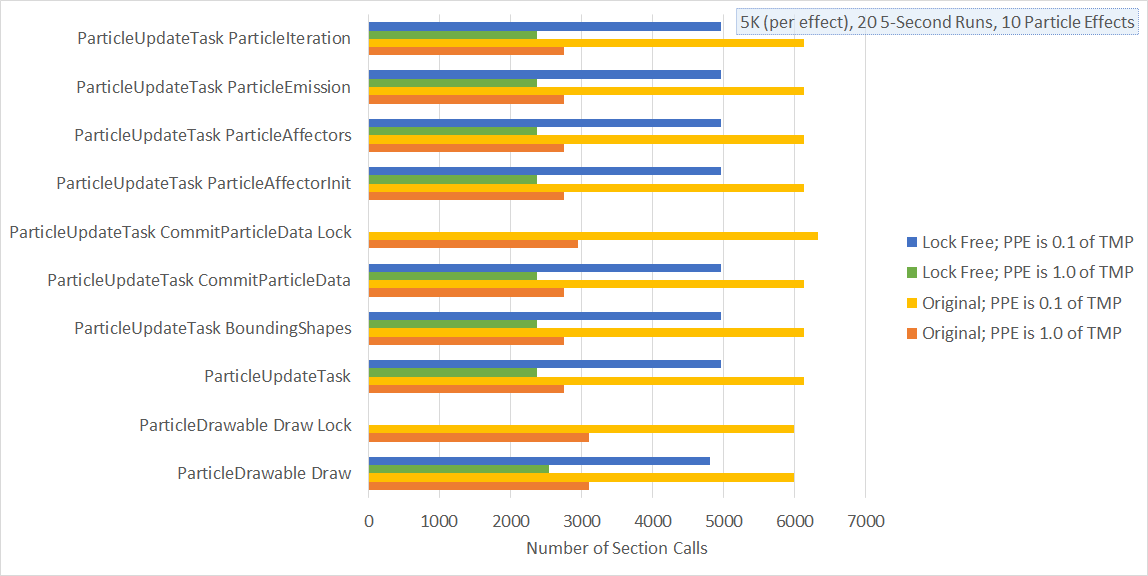
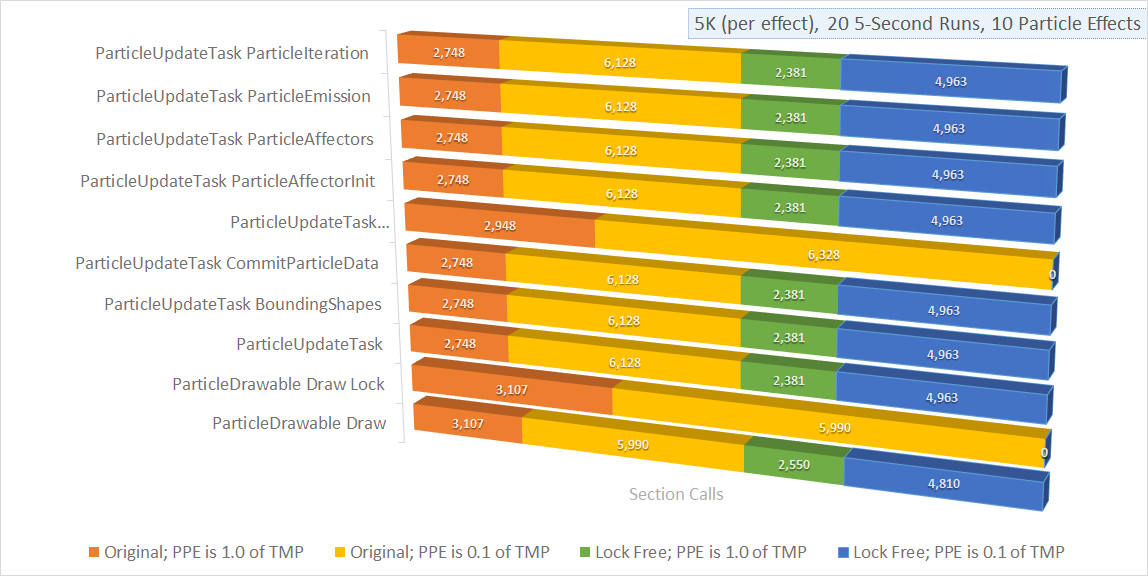
The second 1148 x 576 image is a revision of the first. Changes to its layers:
added layer "Layer 2" above "Layer 1" over [10, 8, 1147, 561]
